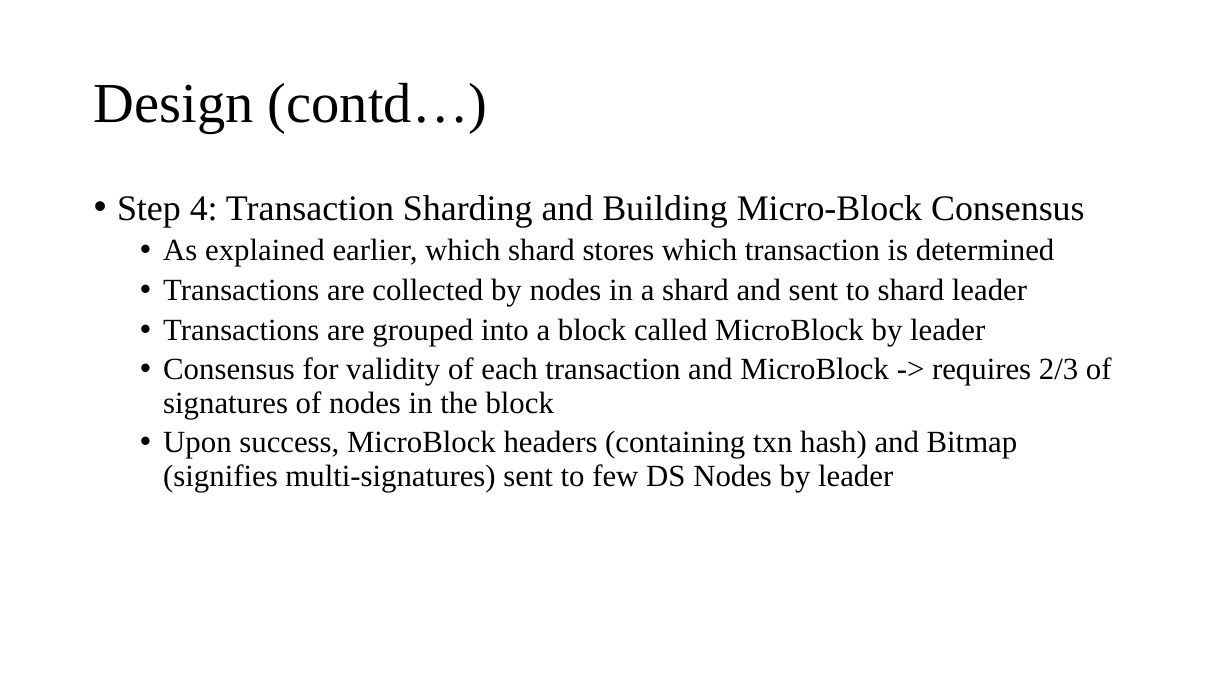
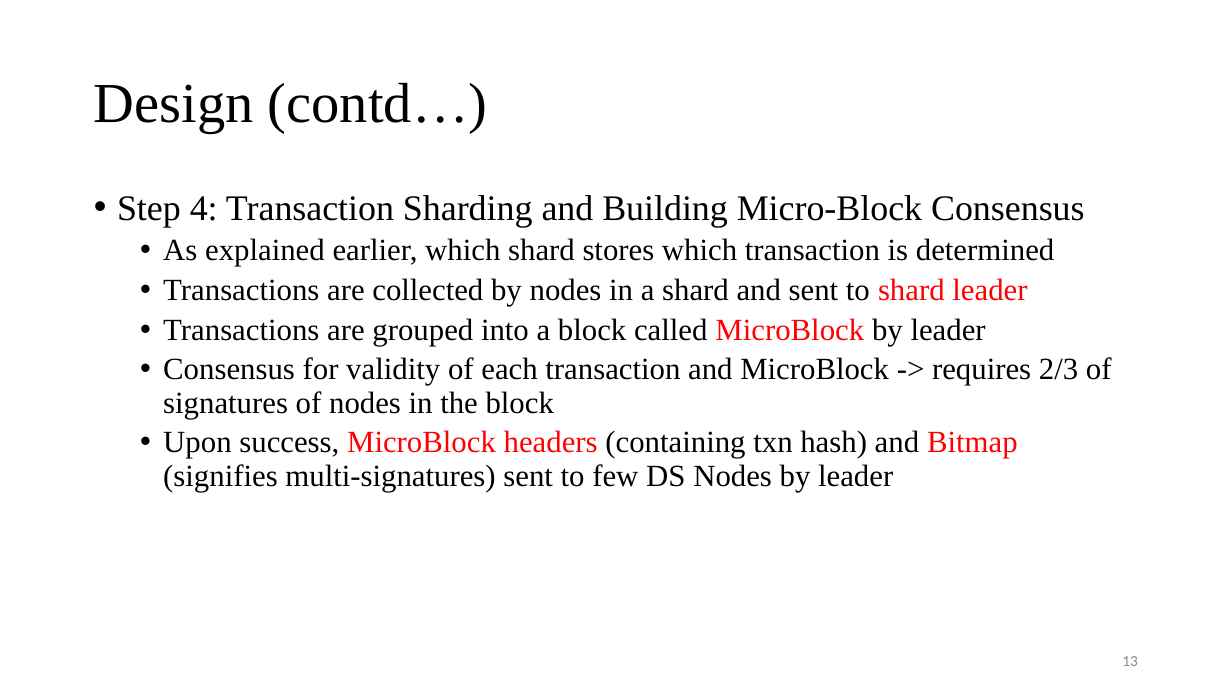
Before and after one commit to Tsajan/2018FallSemPOSTECH, a slide deck: slide 13 of CSED601 Dependable Computing/Sharding.pptx. Drawn at 1232x693 pixels with LibreOffice and Linux fonts; fonts in the diff are those of the drawing. Boxes give left, top, right and bottom in pixels: in the first picture for what was removed or moved away, otherwise in the second. Text is boxed around its words. In the diff, an @@ line names an element or a change of style, - is before the commit and + after.

```diff
--- a/CSED601 Dependable Computing/Sharding.pptx
+++ b/CSED601 Dependable Computing/Sharding.pptx
@@ text at (163,278,1027,492): text colour #000000 to #FF0000 in "shard leader", "MicroBlock", "MicroBlock headers Bitmap" @@
@@ page number added at (1122,656,1138,666), 12 pt, text #8C8C8C @@
+13
```
Also in this commit, not shown: 22 other slides changed, 4 other files.
